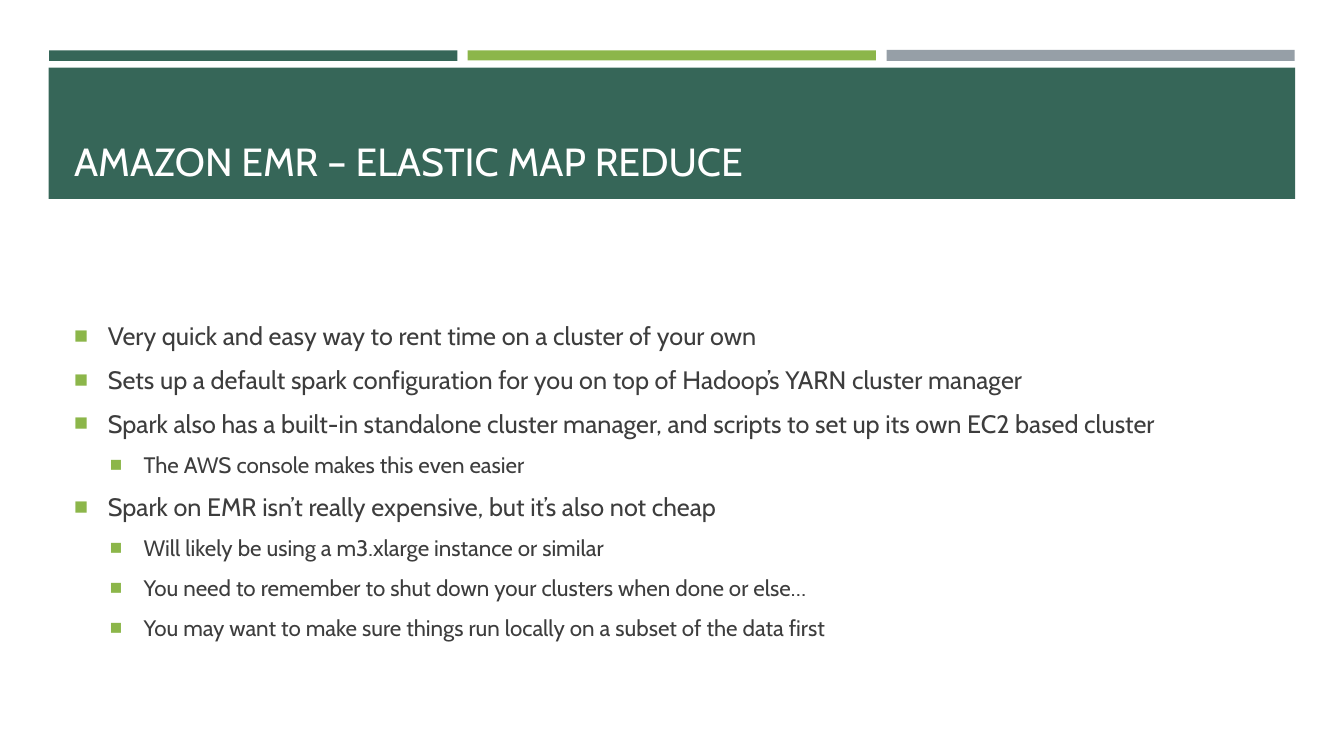
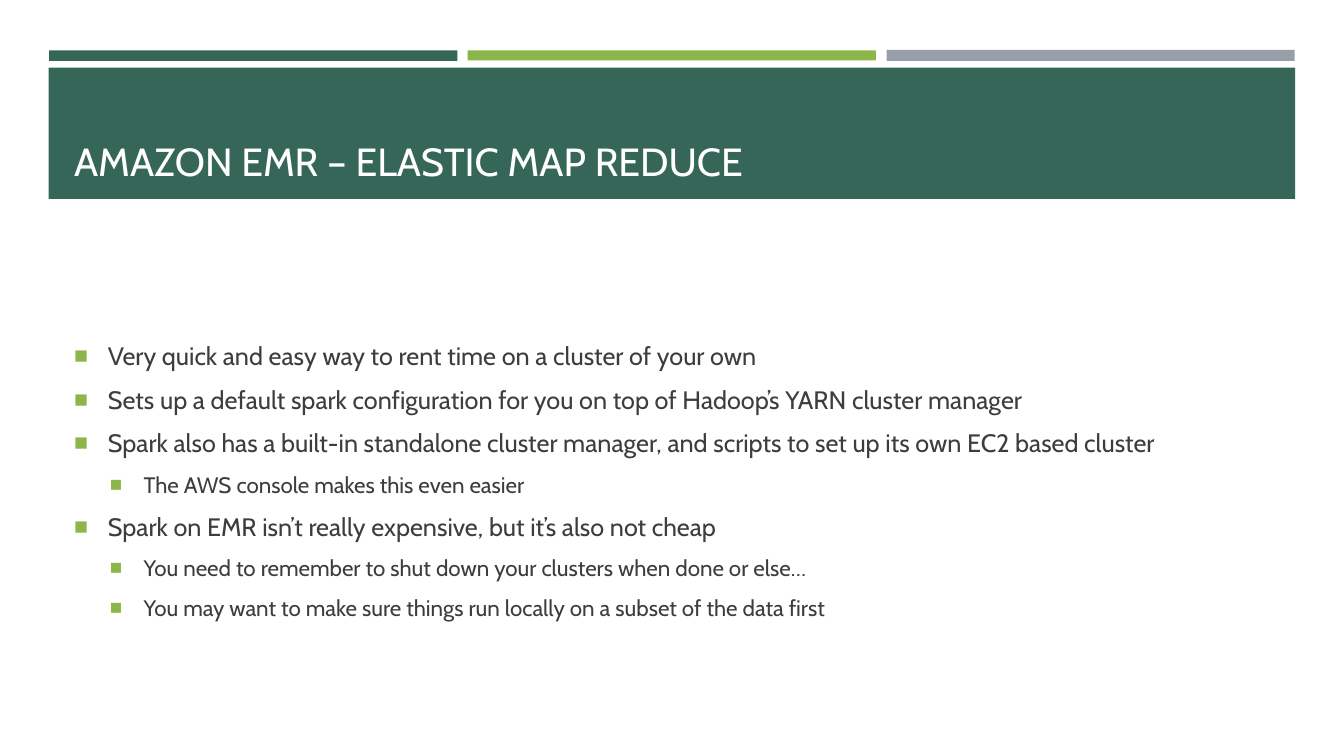
Before and after one commit to e-m-wilson/data_engineering, a slide deck: slide 96 of spark/Spark.pptx. Drawn at 1344x756 pixels with LibreOffice and Linux fonts; fonts in the diff are those of the drawing. Boxes give left, top, right and bottom in pixels: in the first picture for what was removed or moved away, otherwise in the second. Text is boxed around its words. In the diff, an @@ line names an element or a change of style, - is before the commit and + after.

```diff
--- a/spark/Spark.pptx
+++ b/spark/Spark.pptx
@@ text at [144, 539, 603, 562]: paragraph removed @@
-  ■ Will likely be using a m3.xlarge instance or similar
```
Also in this commit, not shown: 3 other slides changed, 34 slides added, 6 other files.
